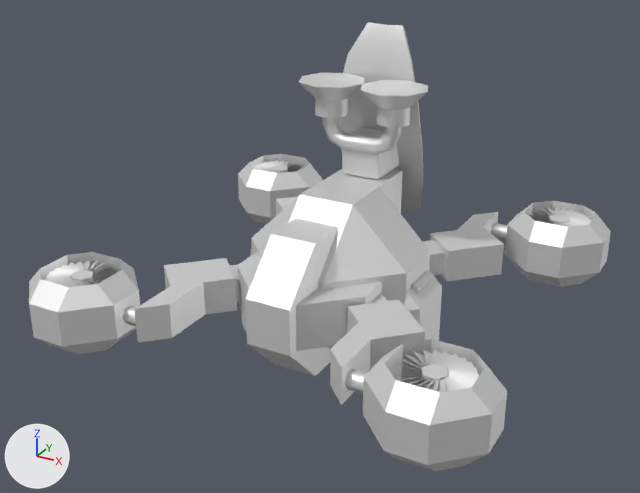
Before and after pictures for a commit that changed the glTF model glb/armsehak.glb.
One viewpoint serves both versions: a camera (50 mm lens) standing at (41.1, -79.0, 50.0) and looking at (-2.4, 0.0, 10.5). Arrows for +X, +Y and +Z are at lower left; the lights stay in place. The picture after the commit comes second. Where no turn or scale is listed for an object, it has been applied to the vertices.

In view in the first picture: 'base', 'cowlbl', 'cowlbr', 'cowlfl', 'cowlfr', 'dish', 'fanbl', 'fanfl', 'fanfr', 'turret', 'wing1', 'wingr' and 1 more.
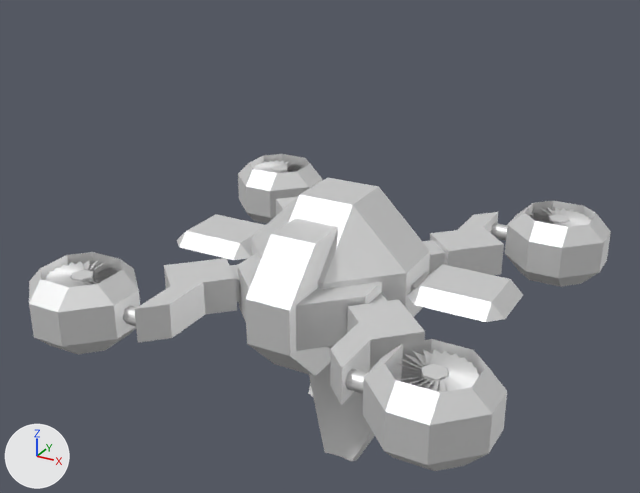
Diff of the bpy script that builds the scene:
```diff
--- a/glb/armsehak.glb.py
+++ b/glb/armsehak.glb.py
@@ ob_wingr @@
 ob_wingr.location = (-9.77, 0.05, 8.7)
+ob_wingr.rotation_euler = (0.0, 1.571, 0.0)  # degrees (0, 90, 0)
@@ ob_wing1 @@
 ob_wing1.location = (9.67, 0.05, 8.68)
+ob_wing1.rotation_euler = (0.0, -1.571, 0.0)  # degrees (0, -90, 0)
@@ ob_turret @@
 ob_turret.location = (0.0, 5.88, 7.84)
+ob_turret.rotation_euler = (-3.142, 0.0, 0.0)  # degrees (-180, 0, 0)
```

Changed parts and their boxes [x1, y1, x2, y2] in the pictures (640 x 493 px):
'dish', turned
    before: [299, 22, 428, 213]
    after: [308, 363, 375, 461]
'wing1', turned
    before: [404, 271, 442, 341]
    after: [407, 264, 523, 322]
'wingr', turned (mostly hidden before)
    before: [241, 249, 252, 332]
    after: [177, 214, 265, 260]
'turret', turned (not visible afterwards)
    before: [328, 169, 402, 214]
